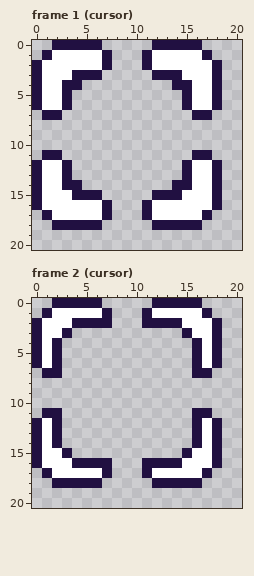
A pixel-art file gets an edit: cursor/cursor.aseprite. Above is the file before it was changed.
32x32 pixels, 5 frames. Shown: frame 1 (cursor): x 0..20, y 0..20; frame 2 (cursor): x 0..20, y 0..20.
Once edited:
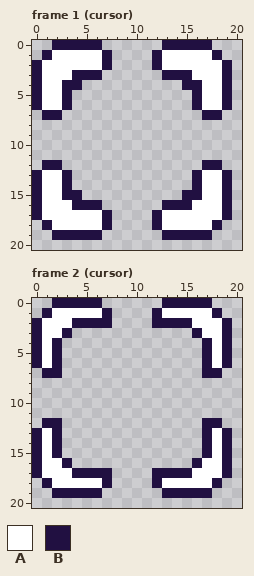
Palette (. is transparent): A #ffffff  B #211041
Change:
Frame 1 (cursor), layer "cursor":
y 0: x 12 B -> .; x 17 . -> B
y 1: x 11..12 BA -> .B; x 17..18 B. -> AB
y 2: x 11..12 BA -> .B; x 18..19 B. -> AB
y 3: x 12 B -> .; x 15 A -> B; x 18..19 B. -> AB
y 4: x 14 B -> .; x 16 A -> B; x 18..19 B. -> AB
y 5..6: x 15..16 BA -> .B; x 18..19 B. -> AB
y 7: x 16 B -> .; x 18 . -> B
y 11: x 1..2 BB -> ..; x 16..17 BB -> ..
y 12: x 0..3 BAAB -> .BB.; x 15..17 BAA -> ..B
y 13: x 15..16 BA -> .B; x 18..19 B. -> AB
y 14: x 4 B -> .; x 14..16 BBA -> ..B; x 18..19 B. -> AB
y 15: x 3 A -> B; x 5..6 BB -> ..; x 12..16 BBBAA -> ...BB; x 18..19 B. -> AB
y 16: x 4..7 AAAB -> BBB.; x 11..15 BAAAA -> ..BBB; x 18..19 B. -> AB
y 17: x 0..1 .B -> BA; x 11..12 BA -> .B; x 17..19 B.. -> AAB
y 18: x 1..7 .BBBBB. -> BAAAAAB; x 13..18 BBBB.. -> AAAAAB
y 19: x 2..6 ..... -> BBBBB; x 13..17 ..... -> BBBBB
Frame 2 (cursor), layer "cursor":
y 0: x 12 B -> .; x 17 . -> B
y 1: x 11..12 BA -> .B; x 17..18 B. -> AB
y 2: x 11 B -> .; x 15 A -> B; x 18..19 B. -> AB
y 3: x 15..16 BA -> .B; x 18..19 B. -> AB
y 4..6: x 16..19 BAB. -> .BAB
y 7: x 16 B -> .; x 18 . -> B
y 11: x 1..2 BB -> ..; x 16..17 BB -> ..
y 12: x 0..1 BA -> .B; x 16..17 BA -> .B
y 13..14: x 16..19 BAB. -> .BAB
y 15: x 2..3 AB -> B.; x 15..19 BAAB. -> ..BAB
y 16: x 3..7 ABBBB -> B....; x 11..16 BBBBAA -> .....B; x 18..19 B. -> AB
y 17: x 0..1 .B -> BA; x 4..6 AAA -> BBB; x 11..15 BAAAA -> .BBBB; x 17..19 B.. -> AAB
y 18: x 1..7 .BBBBB. -> BAAAAAB; x 13..18 BBBB.. -> AAAAAB
y 19: x 2..6 ..... -> BBBBB; x 13..17 ..... -> BBBBB
Where, in picture pixels (left, top, right, bottom), the same in both pictures:
changed: (32, 40, 232, 240)
changed: (32, 298, 232, 498)
